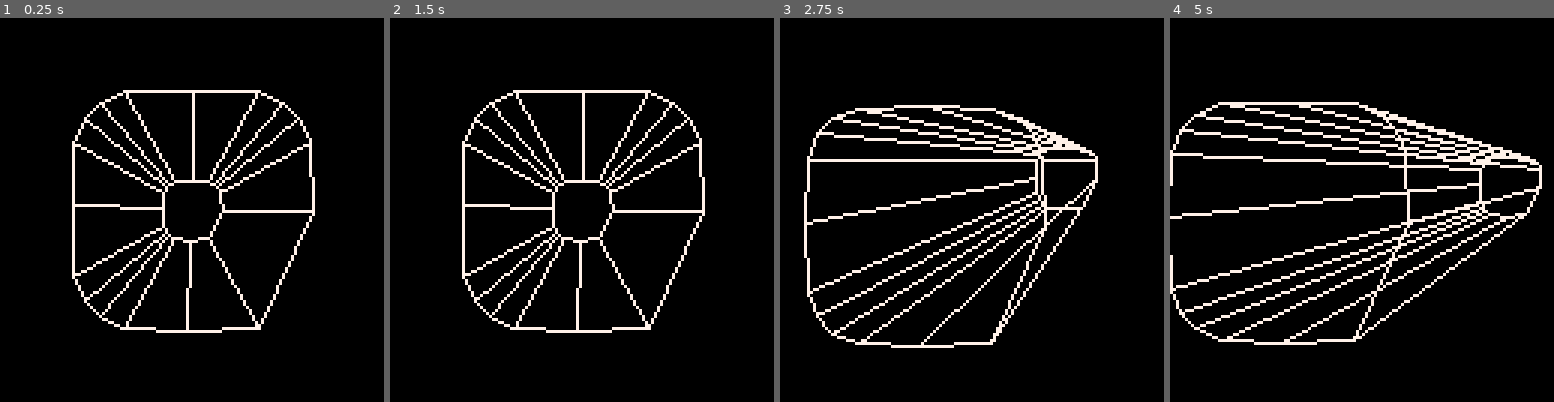
Above: before the commit, frames 1-4 (left to right).
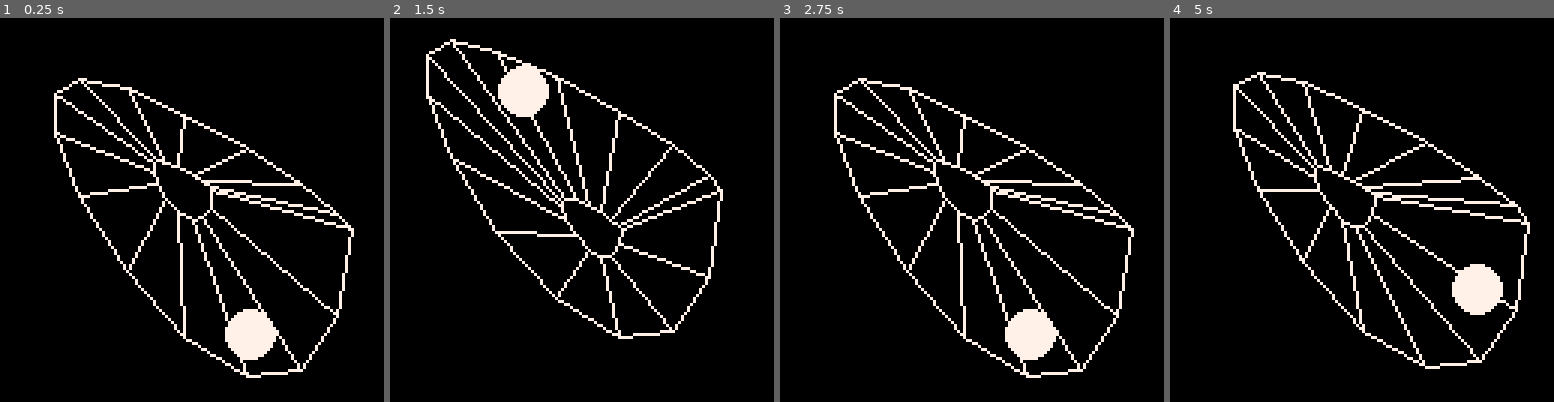
Above: after the commit, the same moments.

Repository: tesselode/web-pilot
Game: PICO-8 cartridge t1k.p8
The game is run twice, just before and just after one commit, with the same random seed, the same clock (stepped at 60 frames per second) and the same inputs.
Inputs:
- Up to frame 1 (0.25 s): no input
- Up to frame 2 (1.5 s): no input
- Up to frame 3 (2.75 s): hold Right 1.6-2.1 s; hold Up 2.15-2.42 s; hold Right from 2.47 s (still down)
- Up to frame 4 (5 s): release Right at 3.03 s; hold Left 3.08-3.58 s; hold Down 3.63-3.97 s; hold Right 4.02-4.68 s; hold Up from 4.73 s (still down)

The runs differ from the first frame. In frame 1, 10% of the frame differs, in the area x 14-93%, y 15-94%; in frame 2, 10%; in frame 3, 12%; in frame 4, 14%, in the area x 0-97%, y 14-92%.

Commit message:
get position on web

Diff:
--- a/t1k.p8
+++ b/t1k.p8
@@ -104,13 +104,18 @@
 	line(x1, y1, x2, y2, col)
 end
 
+function class.p3d:circfill(x, y, z, r, col)
+	local x, y = self:to2d(x, y, z)
+	circfill(x, y, r, col)
+end
+
 -->8
 -- classes
 
 class.web = object:extend()
 
-class.web.min_z = 1/4
-class.web.max_z = 1
+class.web.min_z = .25
+class.web.max_z = 1.25
 
 function class.web:new()
 	self.points = {}
@@ -119,6 +124,17 @@
 
 function class.web:add_point(x, y)
 	add(self.points, {x = x + 64, y = y + 64})
+end
+
+function class.web:get_position(position)
+	position %= #self.points
+	local a = flr(position)
+	if a == 0 then a = #self.points end
+	local b = ceil(position)
+	a, b = self.points[a], self.points[b]
+	local fraction = position % 1
+	return a.x + (b.x - a.x) * fraction,
+	       a.y + (b.y - a.y) * fraction
 end
 
 function class.web:draw(p3d)
@@ -141,23 +157,26 @@
 function state.gameplay:enter()
 	self.p3d = class.p3d()
 	self.web = class.web()
-	for angle = 0, 1 - 4/20, 1/20 do
+	for angle = 0, 1 - 1/15, 1/15 do
 		self.web:add_point(
-			40 * sqrt(abs(cos(angle))) * sgn(cos(angle)),
-			40 * sqrt(abs(sin(angle))) * sgn(sin(angle))
+			40 * cos(angle),
+			40 * sin(angle * sqrt(angle))
 		)
 	end
+	self.test = 0
 end
 
 function state.gameplay:update()
-	if btn(0) then self.p3d.hx -= 1 end
-	if btn(1) then self.p3d.hx += 1 end
-	if btn(2) then self.p3d.hy -= 1 end
-	if btn(3) then self.p3d.hy += 1 end
+	self.test -= 1/10
+	local x, y = self.web:get_position(self.test)
+	self.p3d.hx = 64 + (x - 64) * -.25
+	self.p3d.hy = 64 + (y - 64) * -.25
 end
 
 function state.gameplay:draw()
 	self.web:draw(self.p3d)
+	local x, y = self.web:get_position(self.test)
+	self.p3d:circfill(x, y, 1, 8, 7)
 end
 
 function _init()
